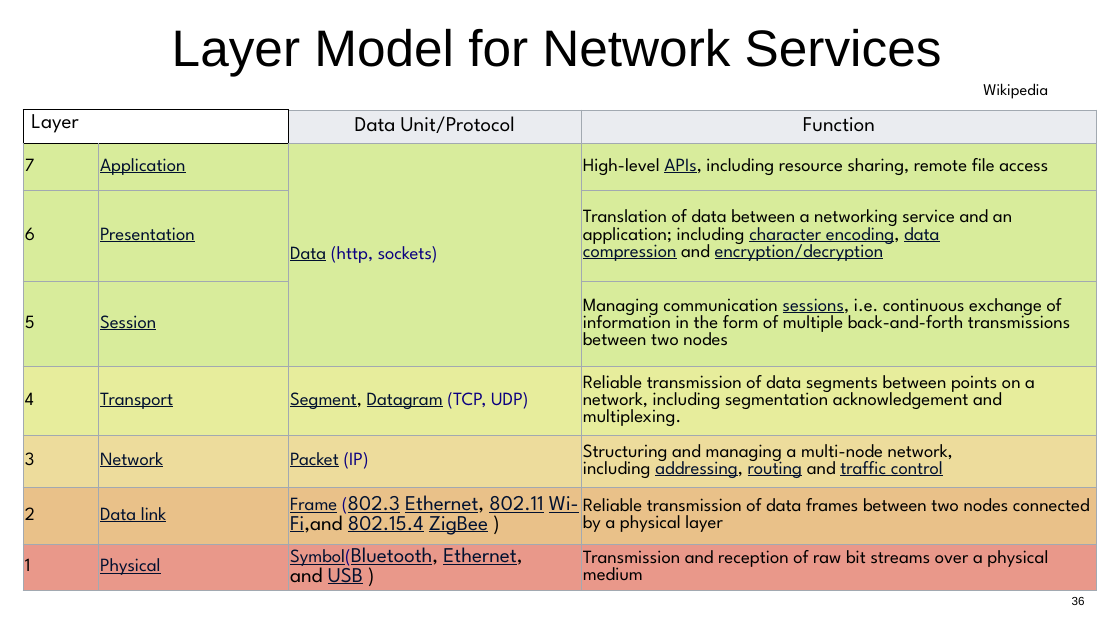
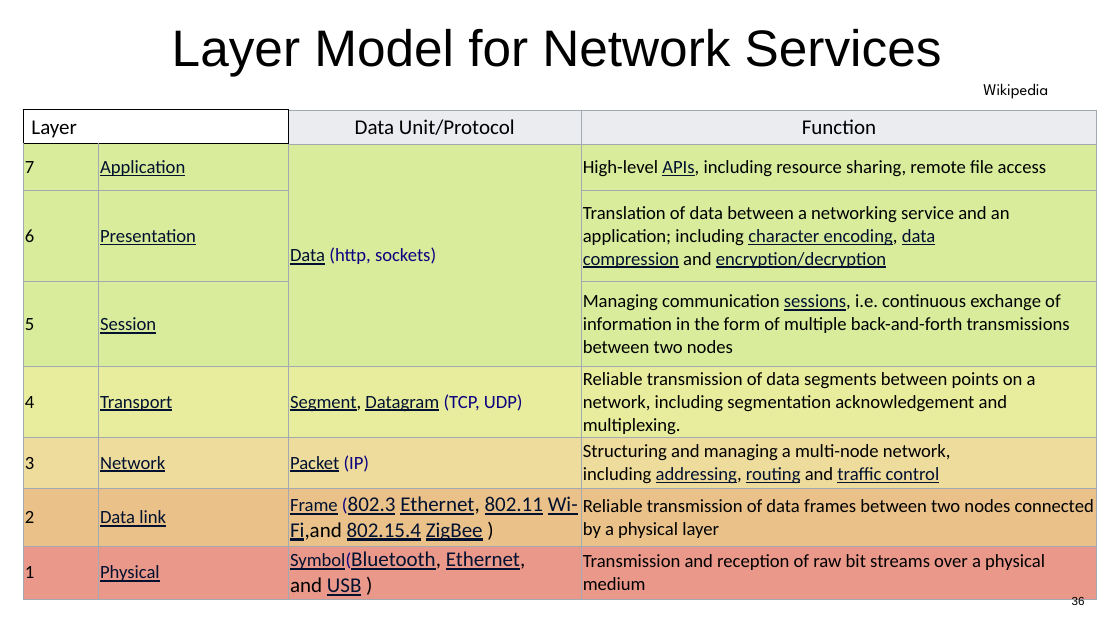
Before and after one commit to jlmucb/class_notes, a slide deck: slide 36 of IoT/pptx/IoTSoftwareNetworking.pptx. Drawn at 1120x630 pixels with LibreOffice and Linux fonts; fonts in the diff are those of the drawing. Boxes give left, top, right and bottom in pixels: in the first picture for what was removed or moved away, otherwise in the second. Text is boxed around its words. In the diff, an @@ line names an element or a change of style, - is before the commit and + after.

```diff
--- a/IoT/pptx/IoTSoftwareNetworking.pptx
+++ b/IoT/pptx/IoTSoftwareNetworking.pptx
@@ table at (23,110,1097,600) @@
@@ font League Spartan to Calibri @@
```
Also in this commit, not shown: 21 other slides changed, 1 slide added.
